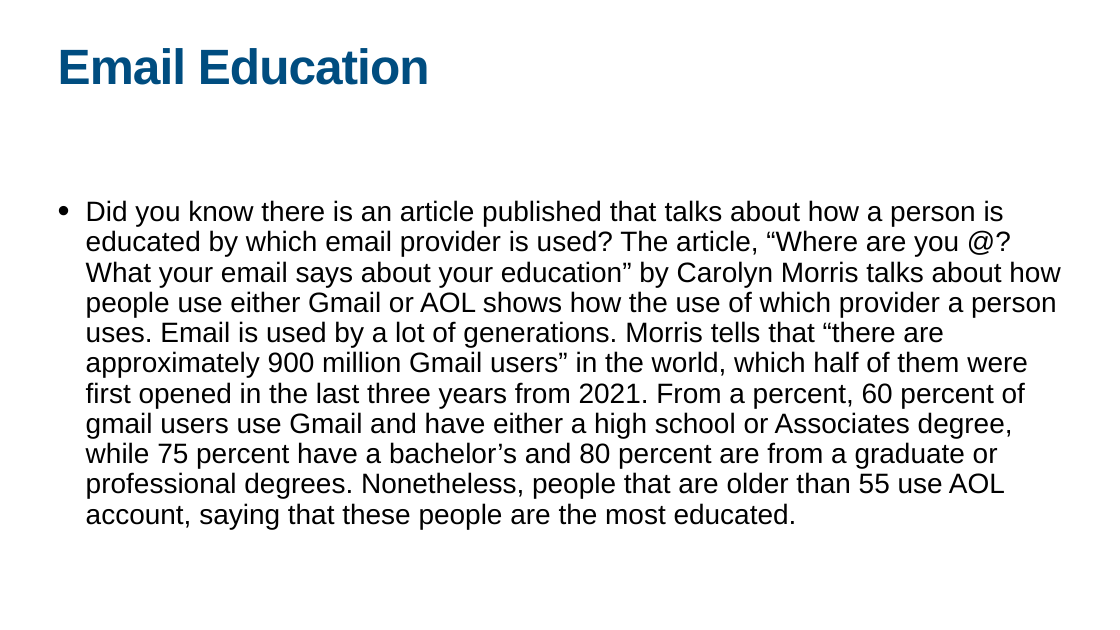
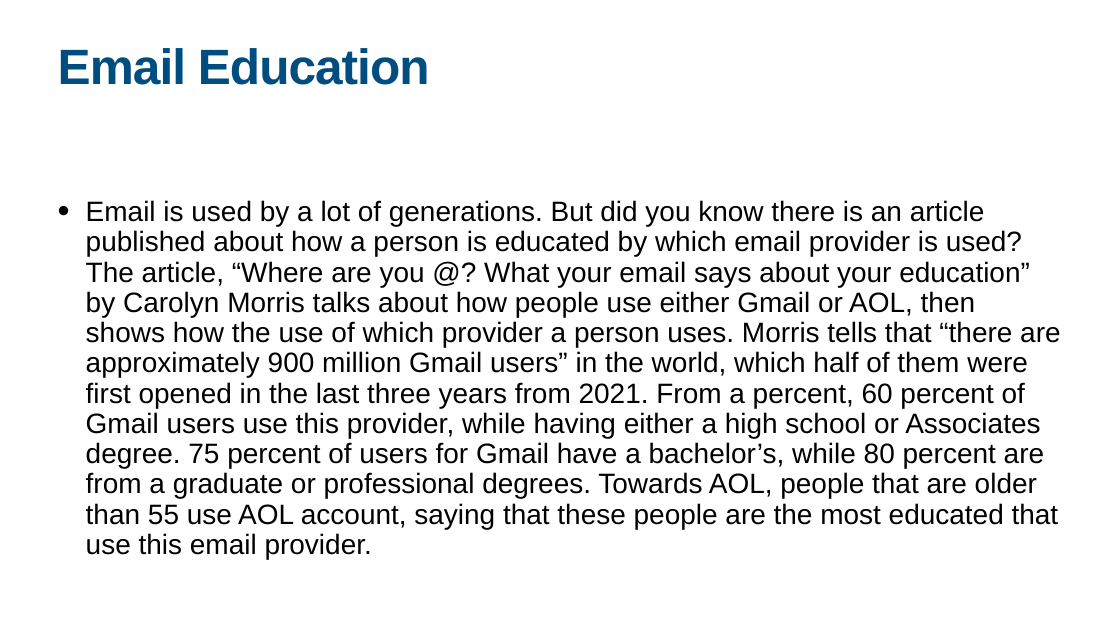
Before and after one commit to Jake-guerrero/Email-Usage, a slide deck: slide 5 of Email Usage.pptx. Drawn at 1120x630 pixels with LibreOffice and Linux fonts; fonts in the diff are those of the drawing. Boxes give left, top, right and bottom in pixels: in the first picture for what was removed or moved away, otherwise in the second. Text is boxed around its words. In the diff, an @@ line names an element or a change of style, - is before the commit and + after.

```diff
--- a/Email Usage.pptx
+++ b/Email Usage.pptx
@@ text at <box>86,200,1060,559</box>: text changed @@
-• Did you know there is an article published that talks about how a person is educated by which email provider is used? The article, “Where are you @? What your email says about your education” by Carolyn Morris talks about how people use either Gmail or AOL shows how the use of which provider a person uses. Email is used by a lot of generations. Morris tells that “there are approximately 900 million Gmail users” in the world, which half of them were first opened in the last three years from 2021. From a percent, 60 percent of gmail users use Gmail and have either a high school or Associates degree, while 75 percent have a bachelor’s and 80 percent are from a graduate or professional degrees. Nonetheless, people that are older than 55 use AOL account, saying that these people are the most educated.
+• Email is used by a lot of generations. But did you know there is an article published about how a person is educated by which email provider is used? The article, “Where are you @? What your email says about your education” by Carolyn Morris talks about how people use either Gmail or AOL, then shows how the use of which provider a person uses. Morris tells that “there are approximately 900 million Gmail users” in the world, which half of them were first opened in the last three years from 2021. From a percent, 60 percent of Gmail users use this provider, while having either a high school or Associates degree. 75 percent of users for Gmail have a bachelor’s, while 80 percent are from a graduate or professional degrees. Towards AOL, people that are older than 55 use AOL account, saying that these people are the most educated that use this email provider.
```
Also in this commit, not shown: 2 other slides changed, 1 other file.
